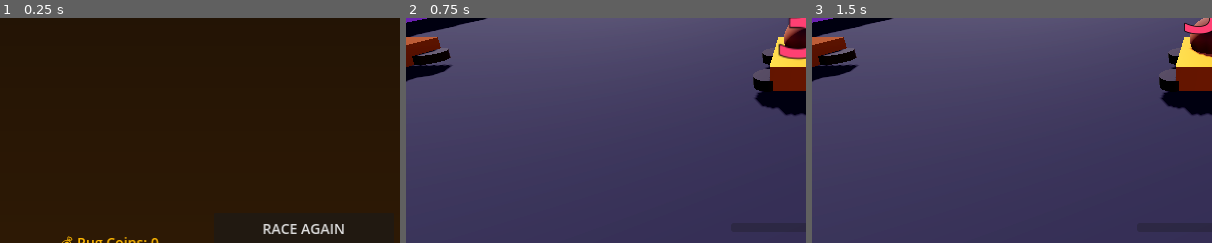
Above: before the commit, frames 1-3 (left to right).
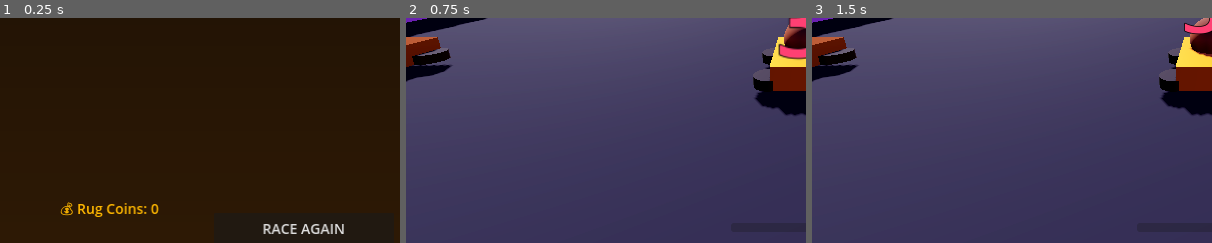
Above: after the commit, the same moments.

Repository: ehood34/Ruggy.Sol
Game: Godot game, scene res://scenes/ui/ResultsScreen.tscn
The game is run twice, just before and just after one commit, with the same random seed, the same clock (stepped at 60 frames per second) and the same inputs. This scene is started directly instead of the project's main scene.
Inputs (mouse positions are % of the whole screen's width and height, from its top left):
- Up to frame 1 (0.25 s): no input
- Up to frame 2 (0.75 s): click "RACE AGAIN" at 0.5 s
- Up to frame 3 (1.5 s): tap Enter at 1.25 s; move the mouse to (72, 45) at 1.27 s; hold D (steer_right) from 1.28 s (still down); hold Space (drift) from 1.28 s (still down)
The pictures show only the part of the screen within x 0-50%, y 50-100%; the shares and areas given below are measured in that part.

The runs differ from the first frame. In frame 1, 0.8% of the frame differs, in the area x 15-40%, y 81-100%; in frame 2, nothing differs; in frame 3, nothing differs.

Commit message:
Accurate per-racer times, podium models on cards, Trench seat, UI spacing
- Race times: unfinished racers were all shown the finish clock (identical
  times). Now estimate each from how far they got (time / completion) so
  standings show distinct, progress-ordered times.
- Podium: give each podium card its own embedded 3D model view (front-facing,
  on a floor), so winners always sit above their own name instead of a tiny
  shared render floating off to the side.
- Trench character: bigger/higher/further back in the seat (fixed_scale 1.3,
  offset y0.85 z0.35).
- UI: pull off-screen bottom buttons (were at y=980 on a 900-tall screen) up to
  y=820 across all menus; nudge results reward line up.

Co-Authored-By: Claude Opus 4.8 <noreply@anthropic.com>
Claude-Session: https://claude.ai/code/session_01RJs6KtThFJ4tepBP167f9u

Diff:
--- a/RuggyRacers/scripts/autoload/RacerDB.gd
+++ b/RuggyRacers/scripts/autoload/RacerDB.gd
@@ -209,7 +209,7 @@
 		# Rigged Mixamo character: use fixed_scale (native size) instead of auto-
 		# fit, which mis-measures skinned meshes. If still too big/small, change
 		# fixed_scale (try 0.6 / 1.4); use offset.y to seat him in the jeep.
-		"character": {"dir": "res://assets/models/trench/character", "fixed_scale": 1.0, "rot_y": 0.0, "offset": Vector3(0, 0.5, -0.1)},
+		"character": {"dir": "res://assets/models/trench/character", "fixed_scale": 1.3, "rot_y": 0.0, "offset": Vector3(0, 0.85, 0.35)},
 	},
 }
 
--- a/RuggyRacers/scripts/race/RaceManager.gd
+++ b/RuggyRacers/scripts/race/RaceManager.gd
@@ -450,10 +450,20 @@
 
 	var results: Array = []
 	for e in standing:
+		var t_ms: int
+		if e["finished"]:
+			t_ms = e["finish_time_ms"]
+		else:
+			# Racer didn't cross the line before the race ended — estimate their
+			# total from how far around they got, so everyone has a distinct,
+			# progress-ordered time instead of all showing the finish clock.
+			var frac: float = maxf(0.0, float(e["line_t"]))
+			var completion := clampf((float(e["lap"]) - 1.0 + frac) / float(laps_required), 0.05, 0.999)
+			t_ms = int(float(race_time_ms) / completion)
 		results.append({
 			"racer_id": e["racer_id"],
 			"name": e["name"],
-			"time_ms": e["finish_time_ms"] if e["finished"] else race_time_ms,
+			"time_ms": t_ms,
 			"best_lap_ms": e["best_lap_ms"] if e["best_lap_ms"] < 0x7FFFFFFF else 0,
 			"placement": e["placement"],
 			"is_player": e["is_player"],
--- a/RuggyRacers/scripts/ui/CharacterSelect.gd
+++ b/RuggyRacers/scripts/ui/CharacterSelect.gd
@@ -119,7 +119,7 @@
 	var back := UITheme.make_button("Back", func():
 		AudioManager.play_sfx("ui_back")
 		GameManager.goto_scene("main_menu"))
-	back.position = Vector2(40, 980)
+	back.position = Vector2(40, 820)
 	add_child(back)
 
 func _move(dir: int) -> void:
--- a/RuggyRacers/scripts/ui/Garage.gd
+++ b/RuggyRacers/scripts/ui/Garage.gd
@@ -54,7 +54,7 @@
 		list.add_child(row)
 
 	var back := UITheme.make_button("Back", func(): GameManager.goto_scene("main_menu"))
-	back.position = Vector2(40, 980)
+	back.position = Vector2(40, 820)
 	add_child(back)
 
 func _racer_card(rid: String) -> Control:
--- a/RuggyRacers/scripts/ui/MainMenu.gd
+++ b/RuggyRacers/scripts/ui/MainMenu.gd
@@ -56,7 +56,7 @@
 	var p := CPUParticles2D.new()
 	p.amount = 60
 	p.lifetime = 6.0
-	p.position = Vector2(800, 1000)
+	p.position = Vector2(800, 900)
 	p.emission_shape = CPUParticles2D.EMISSION_SHAPE_RECTANGLE
 	p.emission_rect_extents = Vector2(900, 20)
 	p.direction = Vector2(0, -1)
--- a/RuggyRacers/scripts/ui/OptionsMenu.gd
+++ b/RuggyRacers/scripts/ui/OptionsMenu.gd
@@ -33,7 +33,7 @@
 
 	var back := UITheme.make_button("Back", func():
 		GameManager.goto_scene("main_menu"))
-	back.position = Vector2(40, 980)
+	back.position = Vector2(40, 820)
 	add_child(back)
 
 func _slider(label: String, key: String) -> Control:
--- a/RuggyRacers/scripts/ui/ResultsScreen.gd
+++ b/RuggyRacers/scripts/ui/ResultsScreen.gd
@@ -42,15 +42,12 @@
 	title.position.y = 30
 	add_child(title)
 
-	# Live 3D models of the top 3 (rendered above their name cards).
-	_build_podium_3d()
-
-	# Podium name/medal cards (below the 3D models).
+	# Podium: each card now contains its own 3D model view up top.
 	var podium := HBoxContainer.new()
 	podium.alignment = BoxContainer.ALIGNMENT_CENTER
 	podium.add_theme_constant_override("separation", 30)
 	podium.set_anchors_and_offsets_preset(Control.PRESET_CENTER_TOP)
-	podium.position = Vector2(-360, 470)
+	podium.position = Vector2(-360, 150)
 	add_child(podium)
 	var order := [1, 0, 2] # 2nd, 1st, 3rd visual arrangement
 	for slot in order:
@@ -75,7 +72,7 @@
 	reward.text = "💰 Rug Coins: %d" % SaveManager.get_currency()
 	reward.add_theme_font_size_override("font_size", 28)
 	reward.add_theme_color_override("font_color", UITheme.GOLD)
-	reward.position = Vector2(120, 880)
+	reward.position = Vector2(120, 812)
 	add_child(reward)
 
 	_build_buttons()
@@ -123,85 +120,75 @@
 
 # ---------------------------------------------------------------------------
 
-var _podium_karts: Array = []
-
-## Renders the top-3 racers' karts+models on a little podium via a SubViewport.
-func _build_podium_3d() -> void:
+## A self-contained mini 3D view of one racer's kart+Ruggy, front-facing, on a
+## floor so it can't fall. Embedded at the top of each podium card so the model
+## always sits right above its own name — no fragile cross-alignment.
+func _make_racer_view(rid: String, px: int) -> SubViewport:
 	var vp := SubViewport.new()
-	vp.size = Vector2i(960, 380)
+	vp.size = Vector2i(px, px)
 	vp.transparent_bg = true
 	vp.own_world_3d = true
 	vp.world_3d = World3D.new()
 	vp.render_target_update_mode = SubViewport.UPDATE_ALWAYS
-	add_child(vp)
 
 	var env := Environment.new()
 	env.background_mode = Environment.BG_COLOR
 	env.background_color = Color(0, 0, 0, 0)
 	env.ambient_light_source = Environment.AMBIENT_SOURCE_COLOR
-	env.ambient_light_color = Color(0.62, 0.62, 0.72)
-	env.ambient_light_energy = 1.2
+	env.ambient_light_color = Color(0.66, 0.66, 0.76)
+	env.ambient_light_energy = 1.3
 	var cam := Camera3D.new()
 	cam.environment = env
 	cam.fov = 42.0
 	vp.add_child(cam)
 	cam.current = true
-	cam.position = Vector3(0, 3.2, 11.0)
-	cam.look_at(Vector3(0, 1.0, 0), Vector3.UP)
+	cam.position = Vector3(0.7, 2.1, 5.4)
+	cam.look_at(Vector3(0, 0.85, 0), Vector3.UP)
 	var key := DirectionalLight3D.new()
-	key.rotation_degrees = Vector3(-35, 18, 0)
+	key.rotation_degrees = Vector3(-35, 25, 0)
 	key.light_energy = 1.5
 	vp.add_child(key)
 
-	# Shared floor so the karts rest instead of falling.
 	var fb := StaticBody3D.new()
 	fb.collision_layer = 1
 	var fs := CollisionShape3D.new()
 	var fbox := BoxShape3D.new()
-	fbox.size = Vector3(30, 1, 16)
+	fbox.size = Vector3(12, 1, 12)
 	fs.shape = fbox
 	fs.position = Vector3(0, -0.5, 0)
 	fb.add_child(fs)
 	vp.add_child(fb)
 
-	# 1st centre-front, 2nd left, 3rd right.
-	var slots := [Vector3(0, 0.6, 1.0), Vector3(-3.4, 0.6, -0.4), Vector3(3.4, 0.6, -0.4)]
-	for i in mini(3, _results.size()):
-		var rid: String = _results[i]["racer_id"]
-		var kart: Node3D = load("res://scenes/karts/Kart.tscn").instantiate()
-		if kart is KartController:
-			(kart as KartController).is_player = false
-			(kart as KartController).control_locked = true
-		vp.add_child(kart)
-		if kart.has_method("apply_theme"):
-			kart.call("apply_theme", rid, true)
-		var c := kart.get_node_or_null("CameraRig/Camera3D")
-		if c:
-			(c as Camera3D).current = false
-		kart.position = slots[i]
-		kart.rotation.y = PI # face the camera
-		_podium_karts.append(kart)
-
-	# Fixed position/size in the 1600x900 design space (default top-left anchors)
-	# so the podium always sits centered near the top, never off-screen.
-	var tr := TextureRect.new()
-	tr.texture = vp.get_texture()
-	tr.stretch_mode = TextureRect.STRETCH_SCALE
-	tr.mouse_filter = Control.MOUSE_FILTER_IGNORE
-	tr.position = Vector2(320, 120)
-	tr.size = Vector2(960, 380)
-	add_child(tr)
-
-func _process(_delta: float) -> void:
-	# Gentle victory sway.
-	for k in _podium_karts:
-		if is_instance_valid(k):
-			k.rotation.y = PI + sin(Time.get_ticks_msec() / 900.0) * 0.25
+	var kart: Node3D = load("res://scenes/karts/Kart.tscn").instantiate()
+	if kart is KartController:
+		(kart as KartController).is_player = false
+		(kart as KartController).control_locked = true
+	vp.add_child(kart)
+	if kart.has_method("apply_theme"):
+		kart.call("apply_theme", rid, true)
+	var c := kart.get_node_or_null("CameraRig/Camera3D")
+	if c:
+		(c as Camera3D).current = false
+	kart.position = Vector3(0, 0.6, 0)
+	kart.rotation.y = PI # face the camera (front toward the viewer)
+	return vp
 
 func _podium_card(r: Dictionary, place: int) -> Control:
 	var v := VBoxContainer.new()
 	v.alignment = BoxContainer.ALIGNMENT_END
 	var col: Color = RacerDB.get_racer(r["racer_id"])["accent_color"]
+
+	# 3D model of this racer, sitting directly above their card (1st is biggest).
+	var view_px: int = {1: 300, 2: 240, 3: 210}.get(place, 210)
+	var vp := _make_racer_view(r["racer_id"], view_px)
+	add_child(vp) # SubViewport must be in the tree to render
+	var view_tr := TextureRect.new()
+	view_tr.texture = vp.get_texture()
+	view_tr.stretch_mode = TextureRect.STRETCH_KEEP_ASPECT_CENTERED
+	view_tr.custom_minimum_size = Vector2(view_px, view_px)
+	view_tr.mouse_filter = Control.MOUSE_FILTER_IGNORE
+	v.add_child(view_tr)
+
 	var panel := Panel.new()
 	var heights := {1: 260, 2: 200, 3: 160}
 	panel.custom_minimum_size = Vector2(200, heights.get(place, 160))
--- a/RuggyRacers/scripts/ui/TrackSelect.gd
+++ b/RuggyRacers/scripts/ui/TrackSelect.gd
@@ -66,7 +66,7 @@
 	var back := UITheme.make_button("Back", func():
 		AudioManager.play_sfx("ui_back")
 		GameManager.goto_scene("character_select"))
-	back.position = Vector2(40, 980)
+	back.position = Vector2(40, 820)
 	add_child(back)
 
 func _build_options() -> void:
